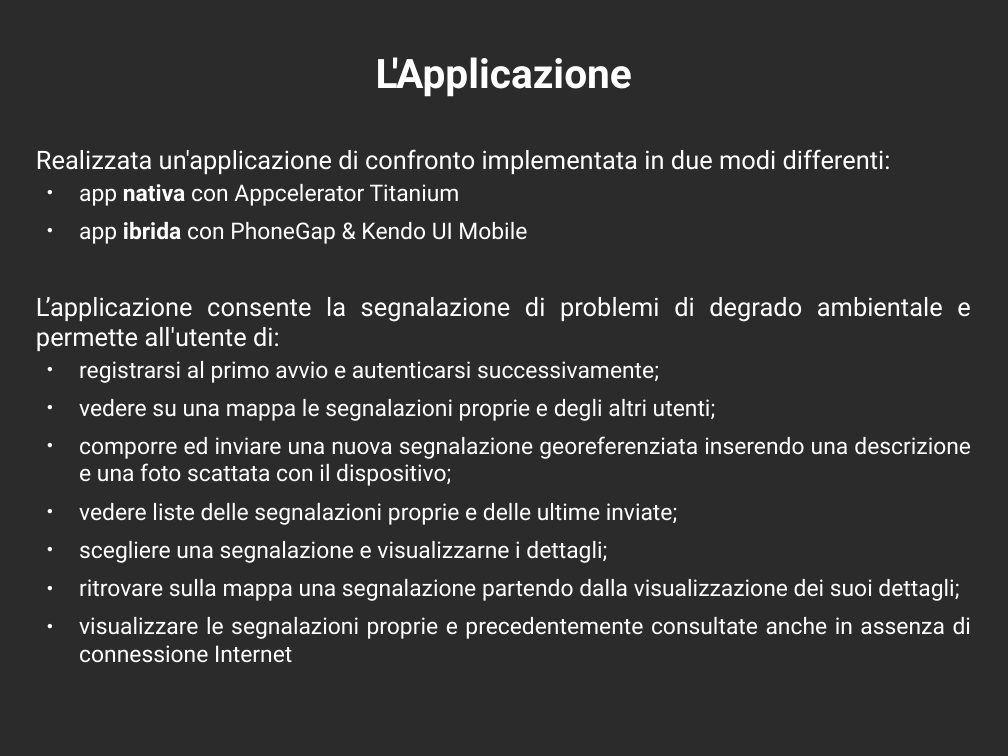
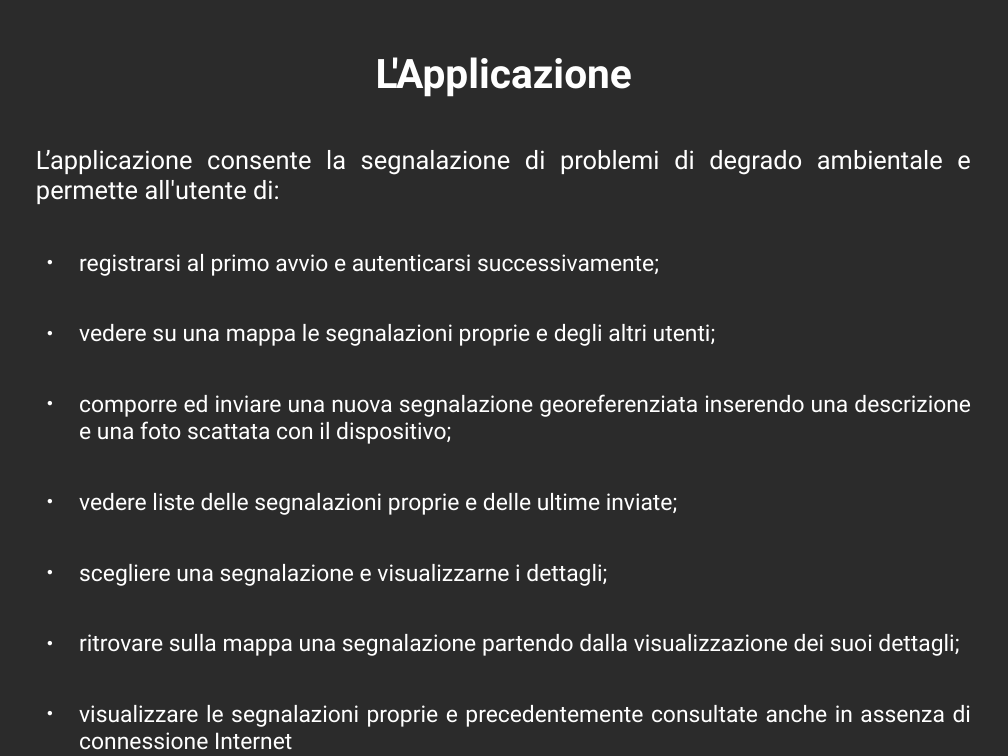
Before and after one commit to mircobe87/tesi-crossplatform, a slide deck: slide 8 of presentazione/presentazione.odp. Drawn at 1008x756 pixels with LibreOffice and Linux fonts; fonts in the diff are those of the drawing; background and template pictures are left out; a plain dark background stands for a picture behind light text. Boxes give left, top, right and bottom in pixels: in the first picture for what was removed or moved away, otherwise in the second. Text is boxed around its words. In the diff, an @@ line names an element or a change of style, - is before the commit and + after.

```diff
--- a/presentazione/presentazione.odp
+++ b/presentazione/presentazione.odp
@@ text at [36, 149, 891, 244]: paragraphs removed @@
-Realizzata un'applicazione di confronto implementata in due modi differenti:
-● app nativa con Appcelerator Titanium
-● app ibrida con PhoneGap & Kendo UI Mobile
@@ text "L’applicazione consente la segnalazione di ..." at [36, 150, 971, 750]: more space between paragraphs @@
```
Also in this commit, not shown: 2 other slides changed.
